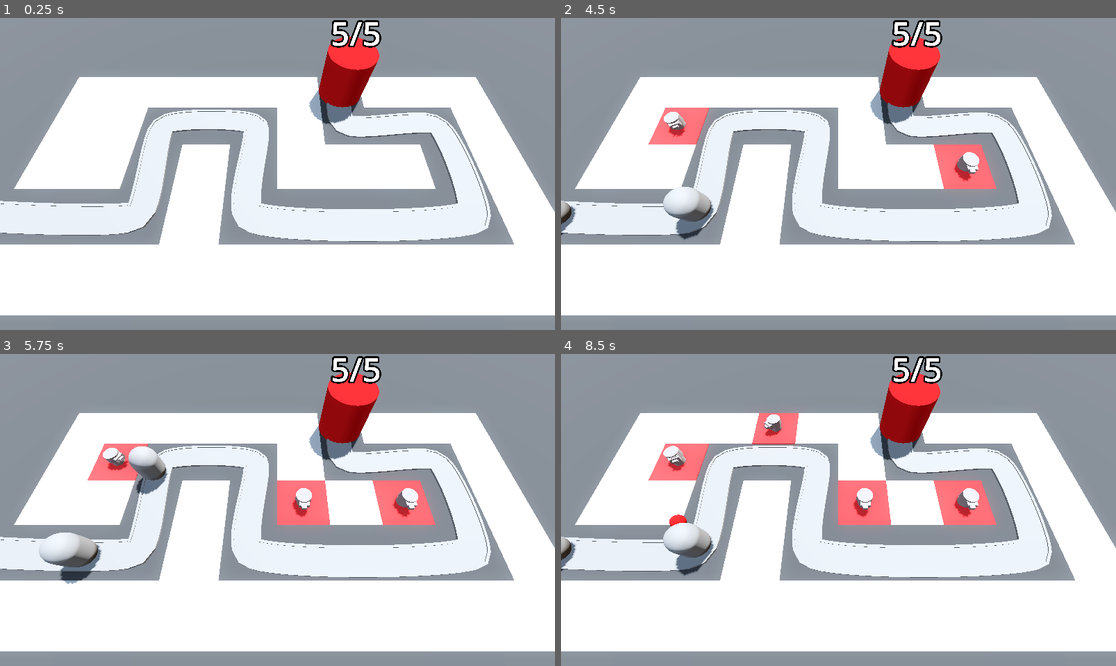
Above: before the commit, frames 1-4 (two rows, left to right).
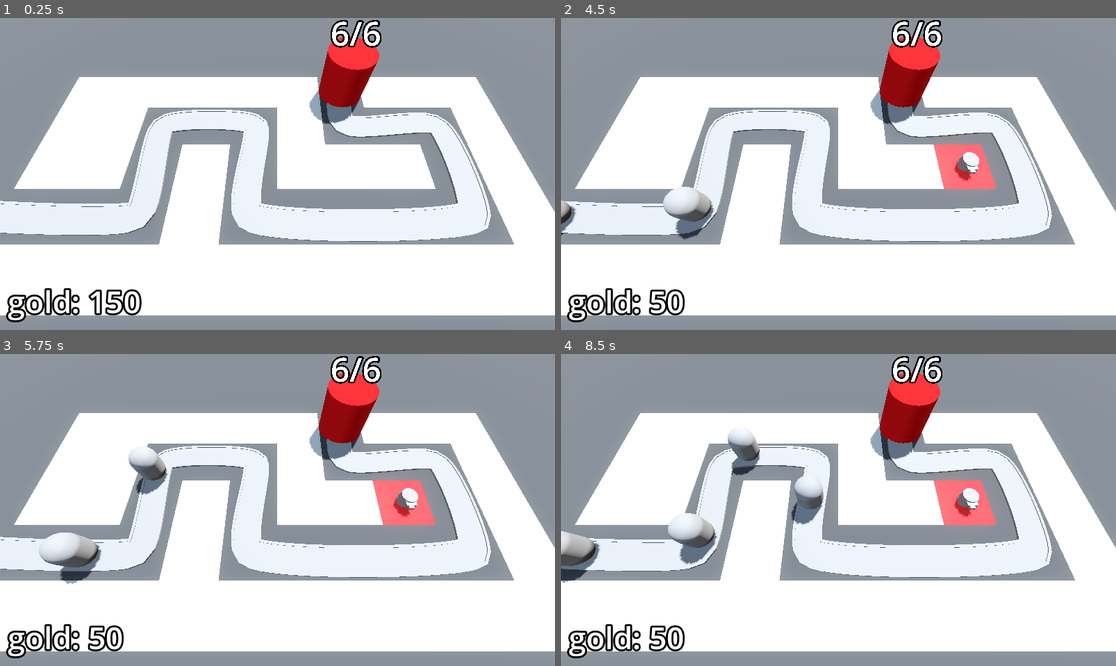
Above: after the commit, the same moments.

Repository: rlong021/Barbarian_Blaster
Game: Godot game, scene res://scenes/base_level.tscn
The game is run twice, just before and just after one commit, with the same random seed, the same clock (stepped at 60 frames per second) and the same inputs.
Inputs (mouse positions are in pixels of both pictures, inside the frame that each line leads up to):
- Up to frame 1 (0.25 s): no input
- Up to frame 2 (4.5 s): tap Enter at 0.5, 2 s; move the mouse to (960, 158) at 0.52 s; press the mouse at (960, 158) at 0.53 s; tap Space at 1.25 s; move the mouse to (727, 189) at 1.27 s; release the mouse at (727, 189) at 1.28 s; click (727, 189) at 1.35 s; move the mouse to (894, 105) at 2.02 s; press the mouse at (894, 105) at 2.03 s; move the mouse to (810, 236) at 2.77 s; release the mouse at (810, 236) at 2.78 s; click (810, 236) at 2.85 s; move the mouse to (1005, 220) at 3.52 s; press the mouse at (1005, 220) at 3.53 s; move the mouse to (672, 127) at 4.27 s; release the mouse at (672, 127) at 4.28 s; click (672, 127) at 4.35 s
- Up to frame 3 (5.75 s): move the mouse to (305, 510) at 5.02 s; press the mouse at (305, 510) at 5.03 s
- Up to frame 4 (8.5 s): move the mouse to (755, 432) at 5.77 s; release the mouse at (755, 432) at 5.78 s; click (755, 432) at 5.85 s; move the mouse to (960, 494) at 6.52 s; press the mouse at (960, 494) at 6.53 s; move the mouse to (727, 525) at 7.27 s; release the mouse at (727, 525) at 7.28 s; click (727, 525) at 7.35 s; move the mouse to (894, 441) at 8.02 s; press the mouse at (894, 441) at 8.03 s

The runs differ from the first frame. In frame 1, 1.2% of the frame differs, in the area x 1-69%, y 0-98%; in frame 2, 2.0%; in frame 3, 3.0%; in frame 4, 6.8%, in the area x 0-69%, y 0-98%.

Commit message:
spawn time and gold ui

Diff:
--- /dev/null
+++ b/difficultyManager/difficulty_manager.gd
@@ -0,0 +1,22 @@
+extends Node
+
+@export var game_length := 30.0
+@export var spawn_time_curve: Curve
+
+@onready var timer: Timer = $Timer
+
+
+# Called when the node enters the scene tree for the first time.
+func _ready() -> void:
+	timer.start(game_length)
+
+
+# Called every frame. 'delta' is the elapsed time since the previous frame.
+func _process(delta: float) -> void:
+	print(get_spawn_time())
+
+func game_progress_ratio() -> float:
+	return 1.0 - (timer.time_left / game_length)
+
+func get_spawn_time() -> float:
+	return spawn_time_curve.sample(game_progress_ratio())
--- /dev/null
+++ b/difficultyManager/difficulty_manager.tscn
@@ -0,0 +1,9 @@
+[gd_scene load_steps=2 format=3 uid="uid://dl5n3gjdhbpma"]
+
+[ext_resource type="Script" uid="uid://diios5hr86h3" path="res://difficultyManager/difficulty_manager.gd" id="1_xevfk"]
+
+[node name="DifficultyManager" type="Node"]
+script = ExtResource("1_xevfk")
+
+[node name="Timer" type="Timer" parent="."]
+one_shot = true
--- a/enemy/enemy.gd
+++ b/enemy/enemy.gd
@@ -2,6 +2,7 @@
 
 @export var speed: float = 5.0
 @export var max_health := 50
+@export var gold_value := 15
 
 var current_health: int:
 	set(health_in):
@@ -9,9 +10,11 @@
 			animation_player.play("TakeDamage")
 		current_health = health_in
 		if current_health < 1:
+			bank.gold += gold_value
 			queue_free()
 
 @onready var base = get_tree().get_first_node_in_group("base")
+@onready var bank = get_tree().get_first_node_in_group("bank")
 @onready var animation_player: AnimationPlayer = $AnimationPlayer
 
 func _ready() -> void:
--- a/enemy/enemy.tscn
+++ b/enemy/enemy.tscn
@@ -14,6 +14,21 @@
 radius = 1.0
 height = 3.0
 
+[sub_resource type="Animation" id="Animation_ofsxj"]
+length = 0.001
+tracks/0/type = "value"
+tracks/0/imported = false
+tracks/0/enabled = true
+tracks/0/path = NodePath("DamageHilight:visible")
+tracks/0/interp = 1
+tracks/0/loop_wrap = true
+tracks/0/keys = {
+"times": PackedFloat32Array(0),
+"transitions": PackedFloat32Array(1),
+"update": 1,
+"values": [false]
+}
+
 [sub_resource type="Animation" id="Animation_2mvqj"]
 resource_name = "TakeDamage"
 length = 0.1
@@ -28,21 +43,6 @@
 "transitions": PackedFloat32Array(1, 1, 1),
 "update": 1,
 "values": [true, true, false]
-}
-
-[sub_resource type="Animation" id="Animation_ofsxj"]
-length = 0.001
-tracks/0/type = "value"
-tracks/0/imported = false
-tracks/0/enabled = true
-tracks/0/path = NodePath("DamageHilight:visible")
-tracks/0/interp = 1
-tracks/0/loop_wrap = true
-tracks/0/keys = {
-"times": PackedFloat32Array(0),
-"transitions": PackedFloat32Array(1),
-"update": 1,
-"values": [false]
 }
 
 [sub_resource type="AnimationLibrary" id="AnimationLibrary_ppra6"]
--- a/rayPickerCamera/ray_picker_camera.gd
+++ b/rayPickerCamera/ray_picker_camera.gd
@@ -2,8 +2,10 @@
 
 @export var gridmap: GridMap
 @export var turret_manager: Node3D
+@export var turret_cost := 100
 
 @onready var ray_cast_3d: RayCast3D = $RayCast3D
+@onready var bank = get_tree().get_first_node_in_group("bank")
 
 # Called every frame. 'delta' is the elapsed time since the previous frame.
 func _process(delta: float) -> void:
@@ -12,15 +14,19 @@
 	ray_cast_3d.force_raycast_update()
 
 	if ray_cast_3d.is_colliding():
-		Input.set_default_cursor_shape(Input.CURSOR_POINTING_HAND)
-		var collider = ray_cast_3d.get_collider()
-		if collider is GridMap:
-			if Input.is_action_pressed("click"):
-				var collision_point = ray_cast_3d.get_collision_point()
-				var cell = gridmap.local_to_map(collision_point)
-				if gridmap.get_cell_item(cell) == 0:
-					gridmap.set_cell_item(cell, 1)
-					var tile_position = gridmap.map_to_local(cell)
-					turret_manager.build_turret(tile_position)
+		if bank.gold >= turret_cost:
+			Input.set_default_cursor_shape(Input.CURSOR_POINTING_HAND)
+			var collider = ray_cast_3d.get_collider()
+			if collider is GridMap:
+				if Input.is_action_pressed("click"):
+					var collision_point = ray_cast_3d.get_collision_point()
+					var cell = gridmap.local_to_map(collision_point)
+					if gridmap.get_cell_item(cell) == 0:
+						gridmap.set_cell_item(cell, 1)
+						var tile_position = gridmap.map_to_local(cell)
+						turret_manager.build_turret(tile_position)
+						bank.gold -= turret_cost
+		else:
+			Input.set_default_cursor_shape(Input.CURSOR_ARROW)
 	else:
 		Input.set_default_cursor_shape(Input.CURSOR_ARROW)
--- /dev/null
+++ b/scenes/bank.gd
@@ -0,0 +1,13 @@
+extends MarginContainer
+
+@export var starting_gold := 150
+
+@onready var label: Label = $Label
+
+var gold: int:
+	set(gold_in):
+		gold = max(gold_in,0)
+		label.text = "gold: " + str(gold)
+
+func _ready() -> void:
+	gold = starting_gold
--- a/scenes/base_level.tscn
+++ b/scenes/base_level.tscn
@@ -7,6 +7,8 @@
 [ext_resource type="Script" uid="uid://c3fmffuf5la87" path="res://scenes/enemy_path.gd" id="3_3aqo6"]
 [ext_resource type="Script" uid="uid://dp5ohd733nff0" path="res://scenes/turret_manager.gd" id="5_k2uud"]
 [ext_resource type="PackedScene" uid="uid://c6xna8ir76vle" path="res://turret/turret.tscn" id="6_3aqo6"]
+[ext_resource type="Script" uid="uid://cb1jsab5qoli3" path="res://scenes/bank.gd" id="8_earhg"]
+[ext_resource type="PackedScene" uid="uid://dl5n3gjdhbpma" path="res://difficultyManager/difficulty_manager.tscn" id="9_u6ue0"]
 
 [sub_resource type="ProceduralSkyMaterial" id="ProceduralSkyMaterial_rlb1v"]
 sky_horizon_color = Color(0.662243, 0.671743, 0.686743, 1)
@@ -30,6 +32,16 @@
 "tilts": PackedFloat32Array(0, 0, 0, 0, 0, 0, 0, 0, 0)
 }
 point_count = 9
+
+[sub_resource type="LabelSettings" id="LabelSettings_rlct4"]
+font_size = 64
+outline_size = 16
+outline_color = Color(0, 0, 0, 1)
+
+[sub_resource type="Curve" id="Curve_u6ue0"]
+_limits = [0.25, 2.0, 0.0, 1.0]
+_data = [Vector2(0, 2), 0.0, -1.75, 0, 1, Vector2(1, 0.25), -1.75, 0.0, 1, 0]
+point_count = 2
 
 [node name="BaseLevel" type="Node3D"]
 
@@ -58,10 +70,11 @@
 "cells": PackedInt32Array(65535, 2, 1310720, 65535, 65534, 1310720, 65531, 65535, 1310720, 65531, 65534, 1310720, 65531 …(502 unchanged characters)…
 }
 
-[node name="EnemyPath" type="Path3D" parent="."]
+[node name="EnemyPath" type="Path3D" parent="." node_paths=PackedStringArray("difficulty_manager")]
 curve = SubResource("Curve3D_6tisa")
 script = ExtResource("3_3aqo6")
 enemy_scene = ExtResource("2_dbkse")
+difficulty_manager = NodePath("../DifficultyManager")
 
 [node name="Road" type="CSGPolygon3D" parent="EnemyPath"]
 polygon = PackedVector2Array(-1, 0, -1, 0.1, 1, 0.1, 1, 0)
@@ -111,6 +124,7 @@
 
 [node name="Base" parent="." instance=ExtResource("3_0n1tn")]
 transform = Transform3D(1, 0, 0, 0, 1, 0, 0, 0, 1, 6, 0, -6)
+max_health = 6
 
 [node name="TurretManager" type="Node3D" parent="." node_paths=PackedStringArray("enemy_path")]
 transform = Transform3D(1, 0, 0, 0, 1, 0, 0, 0, 1, 0.100777, 0, 0)
@@ -118,4 +132,27 @@
 turret = ExtResource("6_3aqo6")
 enemy_path = NodePath("../EnemyPath")
 
+[node name="Bank" type="MarginContainer" parent="." groups=["bank"]]
+anchors_preset = 15
+anchor_right = 1.0
+anchor_bottom = 1.0
+grow_horizontal = 2
+grow_vertical = 2
+mouse_filter = 2
+theme_override_constants/margin_left = 16
+theme_override_constants/margin_top = 16
+theme_override_constants/margin_right = 16
+theme_override_constants/margin_bottom = 16
+script = ExtResource("8_earhg")
+
+[node name="Label" type="Label" parent="Bank"]
+layout_mode = 2
+size_flags_horizontal = 0
+size_flags_vertical = 8
+text = "Place holder"
+label_settings = SubResource("LabelSettings_rlct4")
+
+[node name="DifficultyManager" parent="." instance=ExtResource("9_u6ue0")]
+spawn_time_curve = SubResource("Curve_u6ue0")
+
 [connection signal="timeout" from="EnemyPath/Timer" to="EnemyPath" method="spawn_enemy"]
--- a/scenes/enemy_path.gd
+++ b/scenes/enemy_path.gd
@@ -2,6 +2,11 @@
 
 @export var enemy_scene: PackedScene
 
+@export var difficulty_manager: Node
+
+@onready var timer: Timer = $Timer
+
 func spawn_enemy() -> void:
 	var new_enemy = enemy_scene.instantiate()
 	add_child(new_enemy)
+	timer.wait_time = difficulty_manager.get_spawn_time()
--- a/turret/turret.tscn
+++ b/turret/turret.tscn
@@ -17,6 +17,21 @@
 [sub_resource type="BoxMesh" id="BoxMesh_vfthy"]
 size = Vector3(0.4, 0.2, 0.5)
 
+[sub_resource type="Animation" id="Animation_1p48p"]
+length = 0.001
+tracks/0/type = "value"
+tracks/0/imported = false
+tracks/0/enabled = true
+tracks/0/path = NodePath("TurretBase/TurretTop:position")
+tracks/0/interp = 1
+tracks/0/loop_wrap = true
+tracks/0/keys = {
+"times": PackedFloat32Array(0),
+"transitions": PackedFloat32Array(1),
+"update": 0,
+"values": [Vector3(0, 0.3, 0)]
+}
+
 [sub_resource type="Animation" id="Animation_2876l"]
 resource_name = "fire"
 length = 0.3
@@ -31,21 +46,6 @@
 "transitions": PackedFloat32Array(1, 1),
 "update": 0,
 "values": [Vector3(0, 0.3, -0.6), Vector3(0, 0.3, 0)]
-}
-
-[sub_resource type="Animation" id="Animation_1p48p"]
-length = 0.001
-tracks/0/type = "value"
-tracks/0/imported = false
-tracks/0/enabled = true
-tracks/0/path = NodePath("TurretBase/TurretTop:position")
-tracks/0/interp = 1
-tracks/0/loop_wrap = true
-tracks/0/keys = {
-"times": PackedFloat32Array(0),
-"transitions": PackedFloat32Array(1),
-"update": 0,
-"values": [Vector3(0, 0.3, 0)]
 }
 
 [sub_resource type="AnimationLibrary" id="AnimationLibrary_1p48p"]
Not shown, added: difficultyManager/difficulty_manager.gd.uid
Not shown, added: scenes/bank.gd.uid
Not shown: 1 places in scenes/base_level.tscn that only renumber resources
